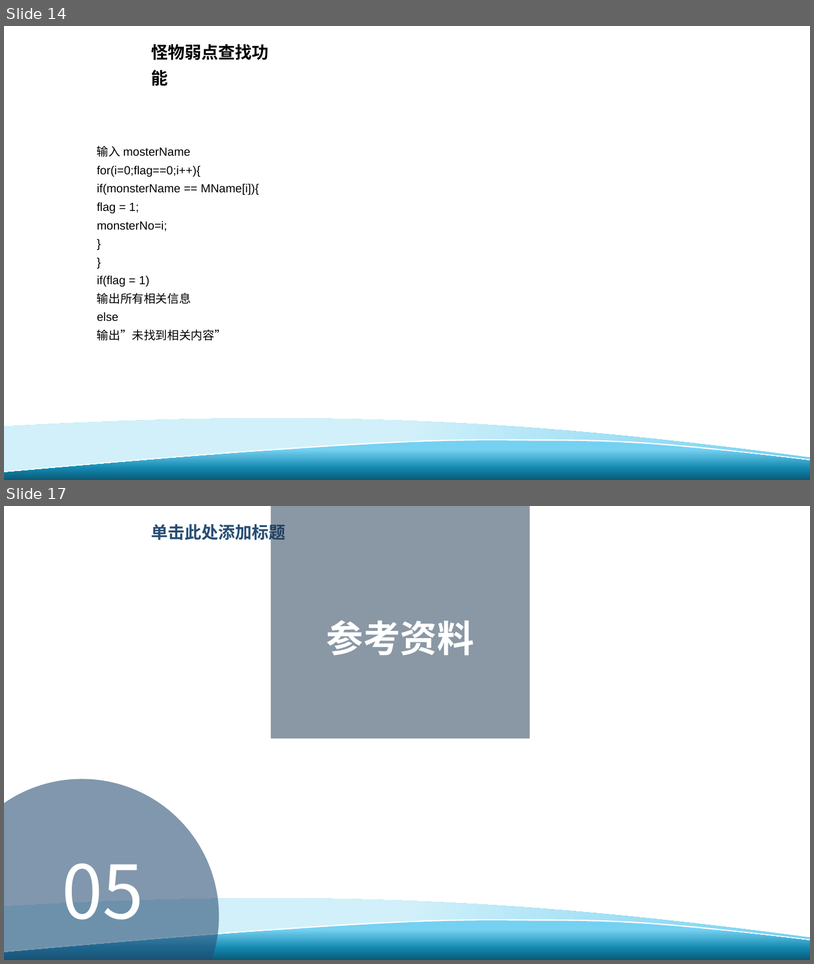
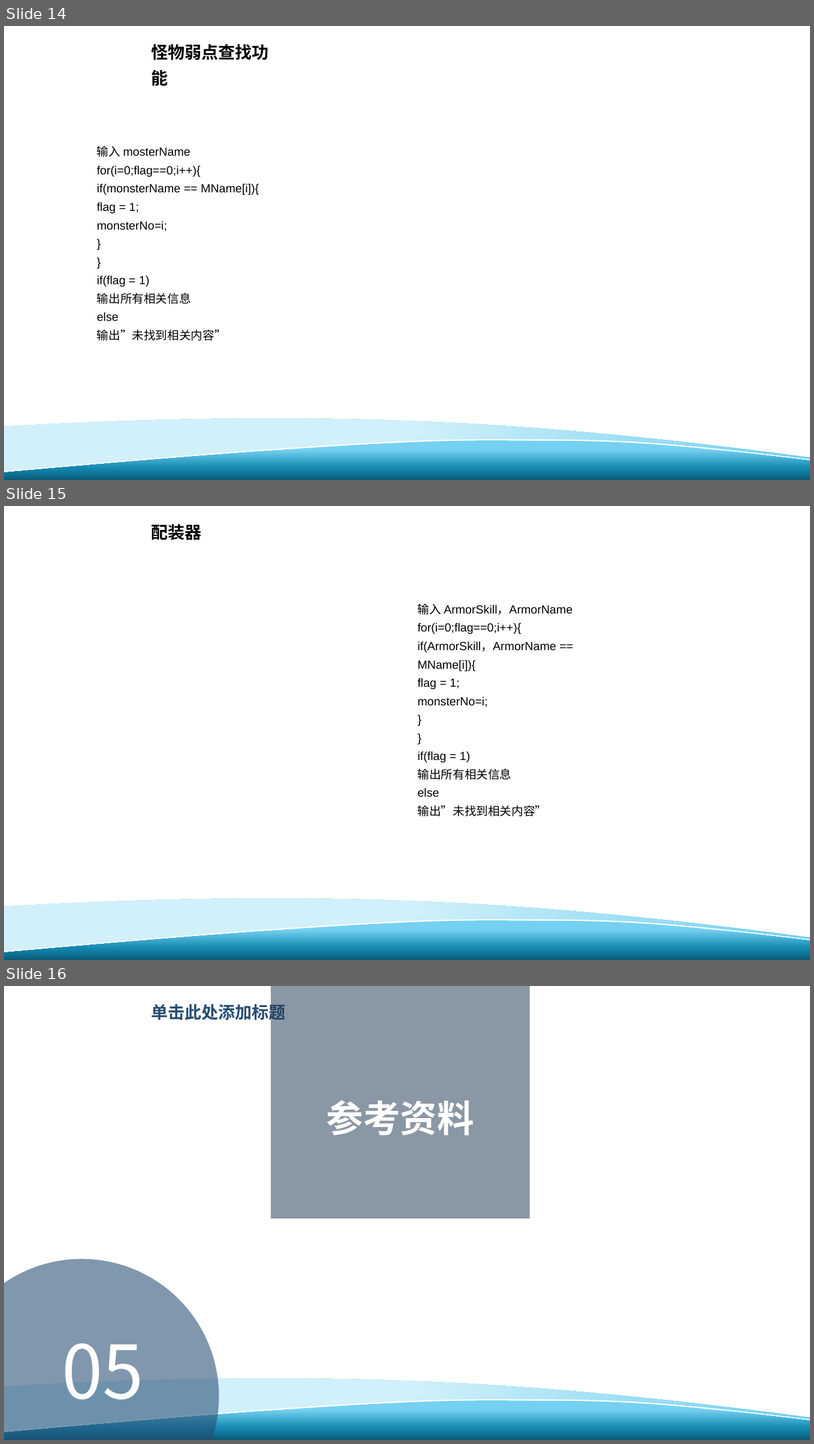
Before and after one commit to davejunction/MHWhelper, a slide deck: SE2019春-G24-详细设计报告.pptx. Shown one above the other, each under a label of ours: slides 14 and 17 before the commit, slides 14, 15 and 16 after it; the slides between them are not shown. The pictures are 814x964 and 814x1444 pixels, drawn with LibreOffice and Linux fonts; fonts in the diff are those of the drawing; background and template pictures are left out. Boxes give left, top, right and bottom in pixels: in the first picture for what was removed or moved away, otherwise in the second. Text is boxed around its words. In the diff, an @@ line names an element or a change of style, - is before the commit and + after.

```diff
--- a/SE2019春-G24-详细设计报告.pptx
+++ b/SE2019春-G24-详细设计报告.pptx
@@ slide 15 added at (4,506,810,960), background #FFFFFF; not listed: 3 template elements that a slide beside it also shows @@
@@ text added at (151,524,201,540), 20 pt, text #000000, bold @@
+配装器
@@ text added at (418,603,573,816), 14 pt, text #000000 @@
+输入 ArmorSkill，ArmorName
+for(i=0;flag==0;i++){
+if(ArmorSkill，ArmorName == MName[i]){
+flag = 1;
+monsterNo=i;
+}
+}
+if(flag = 1)
+输出所有相关信息
+else
+输出”未找到相关内容”
@@ what was slide 17 is now slide 16 @@
```
Also in this commit, not shown: 5 slides changed, 1 other slide added, 3 slides removed, 1 other file.
